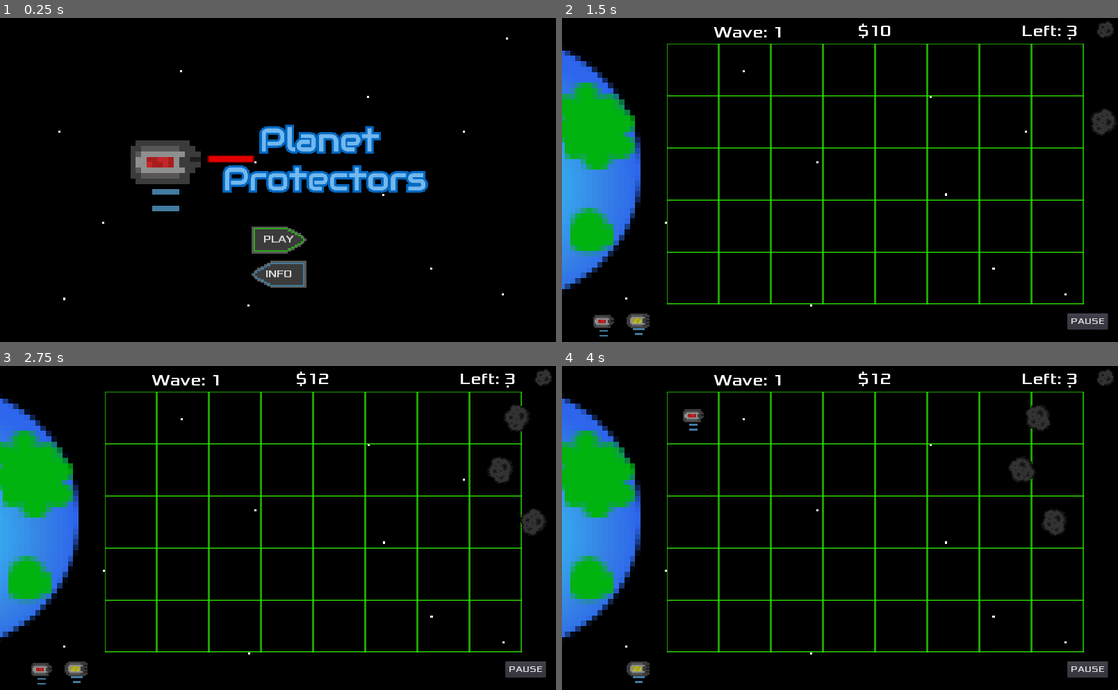
Above: before the commit, frames 1-4 (two rows, left to right).
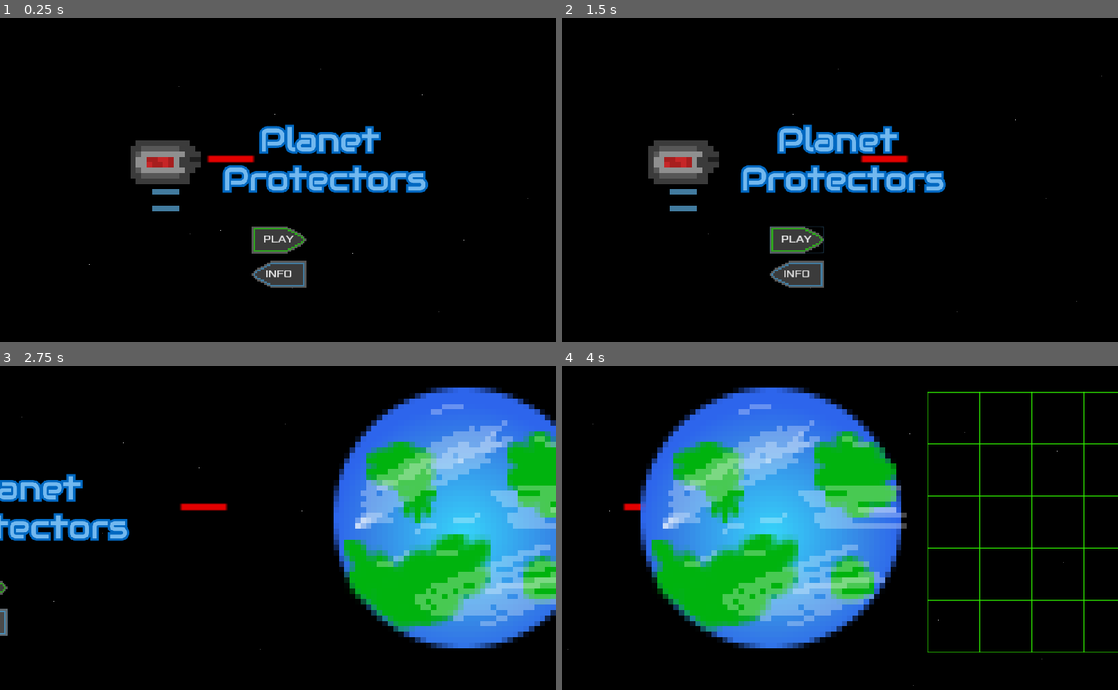
Above: after the commit, the same moments.

Repository: EthanMHolland/PlanetProtectors
Game: Godot game, scene res://src/TitleScreen.tscn
Two runs of this game, one before a commit and one after it. Both use one fixed random seed, a clock stepped at 60 frames per second and the inputs below.
Inputs (mouse positions are in pixels of both pictures, inside the frame that each line leads up to):
- Up to frame 1 (0.25 s): no input
- Up to frame 2 (1.5 s): click "PLAY" at 0.5 s; click (695, 238) at 1.25 s, where only the run after the commit has a clickable "PLAY"
- Up to frame 3 (2.75 s): click (133, 621) at 2 s, where only the run after the commit has a clickable "INFO"
- Up to frame 4 (4 s): drag from (695, 417) to (600, 670) at 2.77 s; drag from (600, 670) to (695, 417) at 3.52 s

The runs differ from the first frame. In frame 1, less than 0.1% of the frame differs, in the area x 10-95%, y 6-91%; in frame 2, 20%; in frame 3, 40%; in frame 4, 41%, in the area x 0-100%, y 1-99%.

Commit message:
Add smooth-looking transition between title and level. And change earth and background images

Diff:
--- a/project/src/InfoScreen.tscn
+++ b/project/src/InfoScreen.tscn
@@ -1,8 +1,7 @@
-[gd_scene load_steps=49 format=2]
+[gd_scene load_steps=48 format=2]
 
 [ext_resource path="res://assets/GreyBackground.jpg" type="Texture" id=1]
 [ext_resource path="res://assets/towers/laser_tower/laser_tower_5.png" type="Texture" id=2]
-[ext_resource path="res://assets/background.png" type="Texture" id=3]
 [ext_resource path="res://src/InfoScreen.gd" type="Script" id=4]
 [ext_resource path="res://assets/asteroid.png" type="Texture" id=5]
 [ext_resource path="res://assets/shooting_star.png" type="Texture" id=6]
@@ -179,15 +178,6 @@
 __meta__ = {
 "_edit_horizontal_guides_": [ 299.686 ],
 "_edit_vertical_guides_": [ 499.312, 74.5901 ]
-}
-
-[node name="Background" type="TextureRect" parent="."]
-margin_right = 1024.0
-margin_bottom = 600.0
-mouse_filter = 2
-texture = ExtResource( 3 )
-__meta__ = {
-"_edit_use_anchors_": false
 }
 
 [node name="BackButton" type="Button" parent="."]
--- a/project/src/Level.tscn
+++ b/project/src/Level.tscn
@@ -72,7 +72,7 @@
 scale = Vector2( 10, 10 )
 
 [node name="Camera2D" type="Camera2D" parent="."]
-position = Vector2( 511.175, 300.346 )
+anchor_mode = 0
 current = true
 __meta__ = {
 "_edit_lock_": true
--- /dev/null
+++ b/project/src/LevelOverlay.tscn
@@ -0,0 +1,22 @@
+[gd_scene load_steps=4 format=2]
+
+[ext_resource path="res://assets/background.png" type="Texture" id=1]
+[ext_resource path="res://src/Tiles.tscn" type="PackedScene" id=2]
+[ext_resource path="res://src/Planet.tscn" type="PackedScene" id=3]
+
+[node name="LevelOverlay" type="Node2D"]
+
+[node name="TextureRect" type="TextureRect" parent="."]
+margin_right = 6000.0
+margin_bottom = 600.0
+texture = ExtResource( 1 )
+__meta__ = {
+"_edit_use_anchors_": false
+}
+
+[node name="Planet" parent="." instance=ExtResource( 3 )]
+position = Vector2( -96, 280 )
+scale = Vector2( 10, 10 )
+
+[node name="Tiles" parent="." instance=ExtResource( 2 )]
+[connection signal="area_entered" from="Planet" to="." method="_on_Planet_area_entered"]
--- a/project/src/Tile.gd
+++ b/project/src/Tile.gd
@@ -1,4 +1,5 @@
 extends Area2D
+
 
 var laser_tower := preload("LaserTower.tscn")
 var shotgun_tower := preload("ShotgunTower.tscn")
--- /dev/null
+++ b/project/src/Tiles.tscn
@@ -0,0 +1,173 @@
+[gd_scene load_steps=2 format=2]
+
+[ext_resource path="res://src/Tile.tscn" type="PackedScene" id=2]
+
+[node name="Tiles" type="GridContainer"]
+margin_left = 192.0
+margin_top = 64.0
+margin_right = 960.0
+margin_bottom = 528.0
+mouse_filter = 2
+__meta__ = {
+"_edit_use_anchors_": false
+}
+
+[node name="Tile" parent="." instance=ExtResource( 2 )]
+position = Vector2( 48, 32 )
+script = null
+
+[node name="Tile2" parent="." instance=ExtResource( 2 )]
+position = Vector2( 144, 32 )
+script = null
+
+[node name="Tile3" parent="." instance=ExtResource( 2 )]
+position = Vector2( 240, 32 )
+script = null
+
+[node name="Tile4" parent="." instance=ExtResource( 2 )]
+position = Vector2( 336, 32 )
+script = null
+
+[node name="Tile5" parent="." instance=ExtResource( 2 )]
+position = Vector2( 432, 32 )
+script = null
+
+[node name="Tile6" parent="." instance=ExtResource( 2 )]
+position = Vector2( 528, 32 )
+script = null
+
+[node name="Tile7" parent="." instance=ExtResource( 2 )]
+position = Vector2( 624, 32 )
+script = null
+
+[node name="Tile8" parent="." instance=ExtResource( 2 )]
+position = Vector2( 720, 32 )
+script = null
+
+[node name="Tile9" parent="." instance=ExtResource( 2 )]
+position = Vector2( 48, 128 )
+script = null
+
+[node name="Tile10" parent="." instance=ExtResource( 2 )]
+position = Vector2( 144, 128 )
+script = null
+
+[node name="Tile11" parent="." instance=ExtResource( 2 )]
+position = Vector2( 240, 128 )
+script = null
+
+[node name="Tile12" parent="." instance=ExtResource( 2 )]
+position = Vector2( 336, 128 )
+script = null
+
+[node name="Tile13" parent="." instance=ExtResource( 2 )]
+position = Vector2( 432, 128 )
+script = null
+
+[node name="Tile14" parent="." instance=ExtResource( 2 )]
+position = Vector2( 528, 128 )
+script = null
+
+[node name="Tile15" parent="." instance=ExtResource( 2 )]
+position = Vector2( 624, 128 )
+script = null
+
+[node name="Tile16" parent="." instance=ExtResource( 2 )]
+position = Vector2( 720, 128 )
+script = null
+
+[node name="Tile17" parent="." instance=ExtResource( 2 )]
+position = Vector2( 48, 224 )
+script = null
+
+[node name="Tile18" parent="." instance=ExtResource( 2 )]
+position = Vector2( 144, 224 )
+script = null
+
+[node name="Tile19" parent="." instance=ExtResource( 2 )]
+position = Vector2( 240, 224 )
+script = null
+
+[node name="Tile20" parent="." instance=ExtResource( 2 )]
+position = Vector2( 336, 224 )
+script = null
+
+[node name="Tile21" parent="." instance=ExtResource( 2 )]
+position = Vector2( 432, 224 )
+script = null
+
+[node name="Tile22" parent="." instance=ExtResource( 2 )]
+position = Vector2( 528, 224 )
+script = null
+
+[node name="Tile23" parent="." instance=ExtResource( 2 )]
+position = Vector2( 624, 224 )
+script = null
+
+[node name="Tile24" parent="." instance=ExtResource( 2 )]
+position = Vector2( 720, 224 )
+script = null
+
+[node name="Tile25" parent="." instance=ExtResource( 2 )]
+position = Vector2( 48, 320 )
+script = null
+
+[node name="Tile26" parent="." instance=ExtResource( 2 )]
+position = Vector2( 144, 320 )
+script = null
+
+[node name="Tile27" parent="." instance=ExtResource( 2 )]
+position = Vector2( 240, 320 )
+script = null
+
+[node name="Tile28" parent="." instance=ExtResource( 2 )]
+position = Vector2( 336, 320 )
+script = null
+
+[node name="Tile29" parent="." instance=ExtResource( 2 )]
+position = Vector2( 432, 320 )
+script = null
+
+[node name="Tile30" parent="." instance=ExtResource( 2 )]
+position = Vector2( 528, 320 )
+script = null
+
+[node name="Tile31" parent="." instance=ExtResource( 2 )]
+position = Vector2( 624, 320 )
+script = null
+
+[node name="Tile32" parent="." instance=ExtResource( 2 )]
+position = Vector2( 720, 320 )
+script = null
+
+[node name="Tile33" parent="." instance=ExtResource( 2 )]
+position = Vector2( 48, 416 )
+script = null
+
+[node name="Tile34" parent="." instance=ExtResource( 2 )]
+position = Vector2( 144, 416 )
+script = null
+
+[node name="Tile35" parent="." instance=ExtResource( 2 )]
+position = Vector2( 240, 416 )
+script = null
+
+[node name="Tile36" parent="." instance=ExtResource( 2 )]
+position = Vector2( 336, 416 )
+script = null
+
+[node name="Tile37" parent="." instance=ExtResource( 2 )]
+position = Vector2( 432, 416 )
+script = null
+
+[node name="Tile38" parent="." instance=ExtResource( 2 )]
+position = Vector2( 528, 416 )
+script = null
+
+[node name="Tile39" parent="." instance=ExtResource( 2 )]
+position = Vector2( 624, 416 )
+script = null
+
+[node name="Tile40" parent="." instance=ExtResource( 2 )]
+position = Vector2( 720, 416 )
+script = null
--- a/project/src/TitleScreen.gd
+++ b/project/src/TitleScreen.gd
@@ -3,6 +3,7 @@
 var start_point : Vector2
 var end_point : Vector2
 var speed := 1.5
+var alt_speed := 4
 
 func _ready():
 	$LaserTower/HealthBar.hide()
@@ -10,7 +11,7 @@
 	$Camera2D.position = Vector2(0, 0)
 
 func _on_PlayButton_button_down():
-	var _ignored = get_tree().change_scene("res://src/Level.tscn")
+	_move_camera_to_Level()
 
 
 func _on_InfoButton_button_down():
@@ -19,13 +20,22 @@
 
 func _move_camera_to_InfoScreen():
 	start_point = Vector2(0, 0)
-	end_point = Vector2(-1023.827,0)
+	end_point = Vector2(-1024,0)
 	$Tween.interpolate_property($Camera2D, "position", start_point, end_point, speed, Tween.TRANS_LINEAR, Tween.EASE_IN_OUT)
 	$Tween.start()
 
 
 func _on_InfoScreen_title_button_pressed():
-	start_point = Vector2(-1023.827, 0)
+	start_point = Vector2(-1024, 0)
 	end_point = Vector2(0, 0)
 	$Tween.interpolate_property($Camera2D, "position", start_point, end_point, speed, Tween.TRANS_LINEAR, Tween.EASE_IN_OUT)
 	$Tween.start()
+
+func _move_camera_to_Level():
+	start_point = Vector2(0, 0)
+	end_point = Vector2(1500, 0)
+	$LevelTween.interpolate_property($Camera2D, "position", start_point, end_point, alt_speed, Tween.TRANS_LINEAR, Tween.EASE_IN_OUT)
+	$LevelTween.start()
+
+func _on_LevelTween_tween_all_completed():
+	var _ignored = get_tree().change_scene("res://src/Level.tscn")
--- a/project/src/TitleScreen.tscn
+++ b/project/src/TitleScreen.tscn
@@ -11,48 +11,49 @@
 [ext_resource path="res://assets/UI/green_arrow_hover.png" type="Texture" id=9]
 [ext_resource path="res://assets/UI/blue_arrow_hover.png" type="Texture" id=10]
 [ext_resource path="res://assets/UI/blue_arrow_pressed.png" type="Texture" id=11]
+[ext_resource path="res://src/LevelOverlay.tscn" type="PackedScene" id=12]
 
-[sub_resource type="StyleBoxTexture" id=5]
+[sub_resource type="StyleBoxTexture" id=1]
 texture = ExtResource( 9 )
 region_rect = Rect2( 0, 0, 32, 16 )
 
-[sub_resource type="StyleBoxTexture" id=6]
+[sub_resource type="StyleBoxTexture" id=2]
 texture = ExtResource( 8 )
 region_rect = Rect2( 0, 0, 32, 16 )
 
-[sub_resource type="StyleBoxTexture" id=7]
+[sub_resource type="StyleBoxTexture" id=3]
 texture = ExtResource( 5 )
 region_rect = Rect2( 0, 0, 32, 16 )
 
-[sub_resource type="DynamicFontData" id=3]
+[sub_resource type="DynamicFontData" id=4]
 font_path = "res://assets/Xolonium-Regular.ttf"
 
-[sub_resource type="DynamicFont" id=4]
+[sub_resource type="DynamicFont" id=5]
 size = 20
 use_mipmaps = true
 use_filter = true
-font_data = SubResource( 3 )
+font_data = SubResource( 4 )
 
-[sub_resource type="StyleBoxTexture" id=8]
+[sub_resource type="StyleBoxTexture" id=6]
 texture = ExtResource( 10 )
 region_rect = Rect2( 0, 0, 32, 16 )
 
-[sub_resource type="StyleBoxTexture" id=9]
+[sub_resource type="StyleBoxTexture" id=7]
 texture = ExtResource( 11 )
 region_rect = Rect2( 0, 0, 32, 16 )
 
-[sub_resource type="StyleBoxTexture" id=10]
+[sub_resource type="StyleBoxTexture" id=8]
 texture = ExtResource( 6 )
 region_rect = Rect2( 0, 0, 32, 16 )
 
-[sub_resource type="DynamicFontData" id=11]
+[sub_resource type="DynamicFontData" id=9]
 font_path = "res://assets/Xolonium-Regular.ttf"
 
-[sub_resource type="DynamicFont" id=12]
+[sub_resource type="DynamicFont" id=10]
 size = 20
 use_mipmaps = true
 use_filter = true
-font_data = SubResource( 11 )
+font_data = SubResource( 9 )
 
 [node name="TitleScreen" type="Node2D"]
 script = ExtResource( 3 )
@@ -60,8 +61,10 @@
 [node name="TextureRect" type="TextureRect" parent="."]
 anchor_right = 1.0
 anchor_bottom = 1.0
-margin_right = 1024.0
+margin_left = -1024.0
+margin_right = 6000.0
 margin_bottom = 600.0
+mouse_filter = 2
 texture = ExtResource( 2 )
 __meta__ = {
 "_edit_use_anchors_": false
@@ -112,6 +115,12 @@
 position = Vector2( -1024, 0 )
 
 [node name="Tween" type="Tween" parent="."]
+
+[node name="LevelTween" type="Tween" parent="."]
+
+[node name="LevelOverlay" parent="." instance=ExtResource( 12 )]
+position = Vector2( 1500, 0 )
 [connection signal="button_down" from="PlayButton" to="." method="_on_PlayButton_button_down"]
 [connection signal="button_down" from="InfoButton" to="." method="_on_InfoButton_button_down"]
 [connection signal="title_button_pressed" from="InfoScreen" to="." method="_on_InfoScreen_title_button_pressed"]
+[connection signal="tween_all_completed" from="LevelTween" to="." method="_on_LevelTween_tween_all_completed"]
Binary file changed: project/assets/background.png
Binary file changed: project/assets/earth.png
Not shown: 7 places in project/src/InfoScreen.tscn that only renumber resources
Not shown: 3 places in project/src/TitleScreen.tscn that only renumber resources
